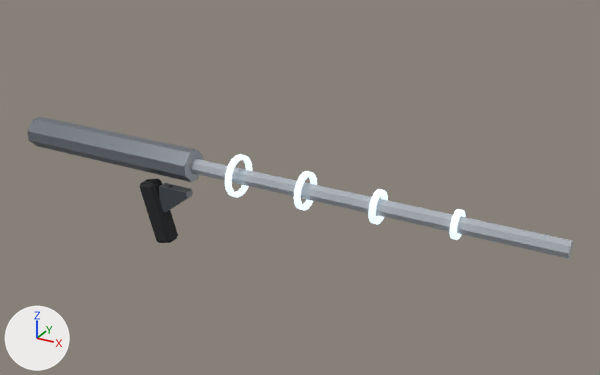
An edit to the glTF model generated_assets/weapons/shared/opr_wpn_temporal_lance_a.glb, drawn before and after from the same camera.
Camera for both pictures: a 50 mm camera at (0.981, -1.185, 0.646) aimed at (0.3, 0.052, 0.028). Lighting does not change. The marker at lower left points along +X, +Y and +Z. The picture after the commit comes second. Where no turn or scale is listed for an object, it has been applied to the vertices. Vertices at exactly the same position are counted once.

The scene before the commit, as lines of its bpy script (objects in view):
```python
me_mesh_intact = bpy.data.meshes.new('mesh_intact')
me_mesh_intact.from_pydata(...)  # 330 vertices, 640 faces; spans x -0.3..0.8, y -0.04..0.04, z -0.132..0.09
# faces by material slot: [512, 44, 16, 40, 28]
me_mesh_intact.materials.append(mat_emit_white_opr)  # grey #909aa0, glowing pale blue #e6f6ff
me_mesh_intact.materials.append(mat_trim_rubber_opr)  # black #1f2023
me_mesh_intact.materials.append(mat_mat_lightweight_alloy_opr_frame)  # dark grey #4a4f56
me_mesh_intact.materials.append(mat_trim_trim_opr)  # light grey #b5bbc2
me_mesh_intact.materials.append(mat_mat_lightweight_alloy_opr)  # grey #70767e
ob_mesh_intact = bpy.data.objects.new('mesh_intact', me_mesh_intact)
ob_mesh_intact.location = (0.0, 0.0, 0.0)
```
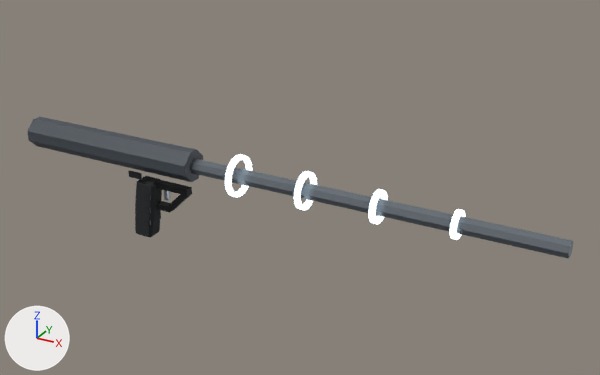
The change, as a list of edits to the scene's bpy script:
```text
Add img_opr_wpn_temporal_lance_a_orm:
    img_opr_wpn_temporal_lance_a_orm = load_image('opr_wpn_temporal_lance_a_orm', '_unpacked/opr_wpn_temporal_lance_a_orm', 512, 512, 'Non-Color')
Add img_opr_wpn_temporal_lance_a_albedo:
    img_opr_wpn_temporal_lance_a_albedo = load_image('opr_wpn_temporal_lance_a_albedo', '_unpacked/opr_wpn_temporal_lance_a_albedo', 512, 512, 'sRGB')
Add img_opr_wpn_temporal_lance_a_normal:
    img_opr_wpn_temporal_lance_a_normal = load_image('opr_wpn_temporal_lance_a_normal', '_unpacked/opr_wpn_temporal_lance_a_normal', 512, 512, 'Non-Color')
Add img_opr_wpn_temporal_lance_a_emission:
    img_opr_wpn_temporal_lance_a_emission = load_image('opr_wpn_temporal_lance_a_emission', '_unpacked/opr_wpn_temporal_lance_a_emission', 512, 512, 'sRGB')
Add mat_wpn_opr_wpn_temporal_lance_a:
    mat_wpn_opr_wpn_temporal_lance_a = bpy.data.materials.new('wpn_opr_wpn_temporal_lance_a')
    # uses the picture img_opr_wpn_temporal_lance_a_albedo
    # uses the picture img_opr_wpn_temporal_lance_a_emission
    # uses the picture img_opr_wpn_temporal_lance_a_normal
    # uses the picture img_opr_wpn_temporal_lance_a_orm
Change me_mesh_intact:
    used by ob_mesh_intact; location = (0.0, 0.0, 0.0)
    remove me_mesh_intact.from_pydata(...)  # 330 vertices, 640 faces; spans x -0.3..0.8, y -0.04..0.04, z -0.132..0.09
    remove me_mesh_intact.materials.append(mat_trim_rubber_opr)  # black #1f2023
    remove me_mesh_intact.materials.append(mat_mat_lightweight_alloy_opr_frame)  # dark grey #4a4f56
    add me_mesh_intact.from_pydata(...)  # 382 vertices, 728 faces; spans x -0.3..0.8, y -0.04..0.04, z -0.125..0.09
    me_mesh_intact part 1: a new loose piece, a box spanning x 0.0265..0.0335, y -0.005..0.005, z -0.035..-0.009, in mat_wpn_opr_wpn_temporal_lance_a
    me_mesh_intact part 2: a new loose piece, a box spanning x -0.045..-0.015, y -0.021..-0.017, z 0.006..0.018, in mat_wpn_opr_wpn_temporal_lance_a
    me_mesh_intact part 3: the loose piece of 24 vertices spanning x -0.03..0.043, y -0.017..0.017, z -0.132..0.001 is rebuilt with 36 vertices and now spans x -0.049..0.011, y -0.017..0.017, z -0.125..0.0, in mat_wpn_opr_wpn_temporal_lance_a
    me_mesh_intact part 4: the loose piece of 10 vertices spanning x 0.018..0.085, y -0.01..0.01, z -0.06..-0.005 is rebuilt with 18 vertices and now spans x 0.008..0.085, y -0.008..0.008, z -0.058..0.0, in mat_wpn_opr_wpn_temporal_lance_a
    me_mesh_intact part 5: 512 faces spanning x 0.195..0.625, y -0.04..0.04, z 0.01..0.09 switch from mat_emit_white_opr (grey #909aa0, glowing pale blue #e6f6ff) to mat_wpn_opr_wpn_temporal_lance_a
    me_mesh_intact part 6: 28 faces spanning x 0.1..0.8, y -0.015..0.015, z 0.035..0.065 switch from mat_trim_trim_opr (light grey #b5bbc2) to mat_wpn_opr_wpn_temporal_lance_a
    me_mesh_intact part 7: 28 faces spanning x -0.3..0.1, y -0.03..0.03, z 0.02..0.08 switch from mat_mat_lightweight_alloy_opr (grey #70767e) to mat_wpn_opr_wpn_temporal_lance_a
    other edits to the shape of me_mesh_intact do not show in these pictures
```

Location of each change, (x1, y1, x2, y2) in pixels of the pictures (600 x 375 px):
part 1 of me_mesh_intact, added
    after: (164, 190, 170, 201)
part 2 of me_mesh_intact, added
    after: (128, 171, 142, 180)
part 3 of me_mesh_intact, rebuilt (30% narrower, 6% shorter)
    before: (139, 178, 178, 243)
    after: (135, 176, 162, 237)
part 4 of me_mesh_intact, rebuilt (6% taller)
    before: (159, 183, 193, 213)
    after: (156, 180, 192, 212)
part 5 of me_mesh_intact, edited (looks the same)
    both: (225, 154, 466, 240)
part 6 of me_mesh_intact, recoloured (light grey to grey)
    both: (190, 159, 573, 259)
part 7 of me_mesh_intact, recoloured (darker)
    both: (27, 117, 203, 182)
